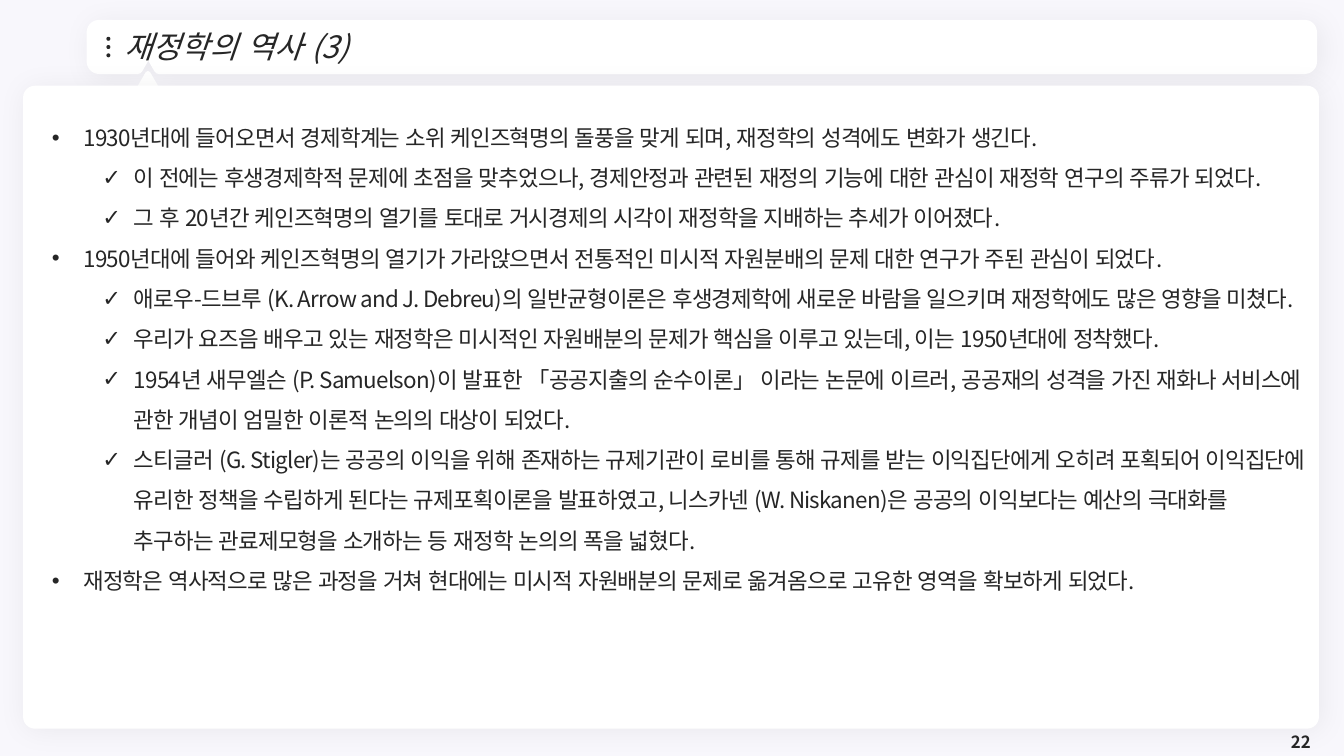
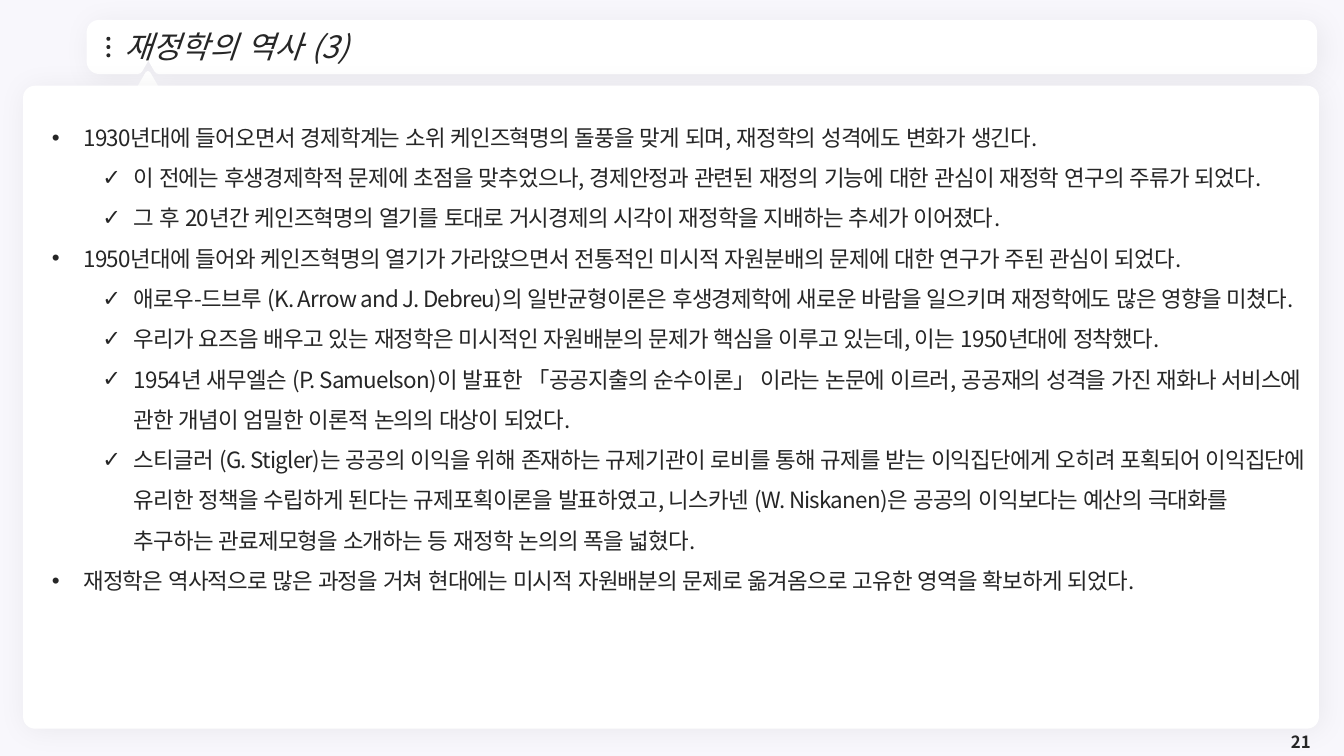
Before and after one commit to meandthey/Teaching, a slide deck: slide 21 of 재정학/01_Lectures/재정학_Chapter_1.pptx (slide 22 before the commit). Drawn at 1344x756 pixels with LibreOffice and Linux fonts; fonts in the diff are those of the drawing; background and template pictures are left out. Boxes give left, top, right and bottom in pixels: in the first picture for what was removed or moved away, otherwise in the second. Text is boxed around its words. In the diff, an @@ line names an element or a change of style, - is before the commit and + after.

```diff
--- a/재정학/01_Lectures/재정학_Chapter_1.pptx
+++ b/재정학/01_Lectures/재정학_Chapter_1.pptx
@@ text at <box>83,248,1182,269</box>: text changed @@
-• 1950년대에 들어와 케인즈혁명의 열기가 가라앉으면서 전통적인 미시적 자원분배의 문제 대한 연구가 주된 관심이 되었다.
+• 1950년대에 들어와 케인즈혁명의 열기가 가라앉으면서 전통적인 미시적 자원분배의 문제에 대한 연구가 주된 관심이 되었다.
@@ page number at <box>1291,735,1311,748</box>: text changed @@
-22
+21
```
Also in this commit, not shown: 1 slide removed, 11 other files.
